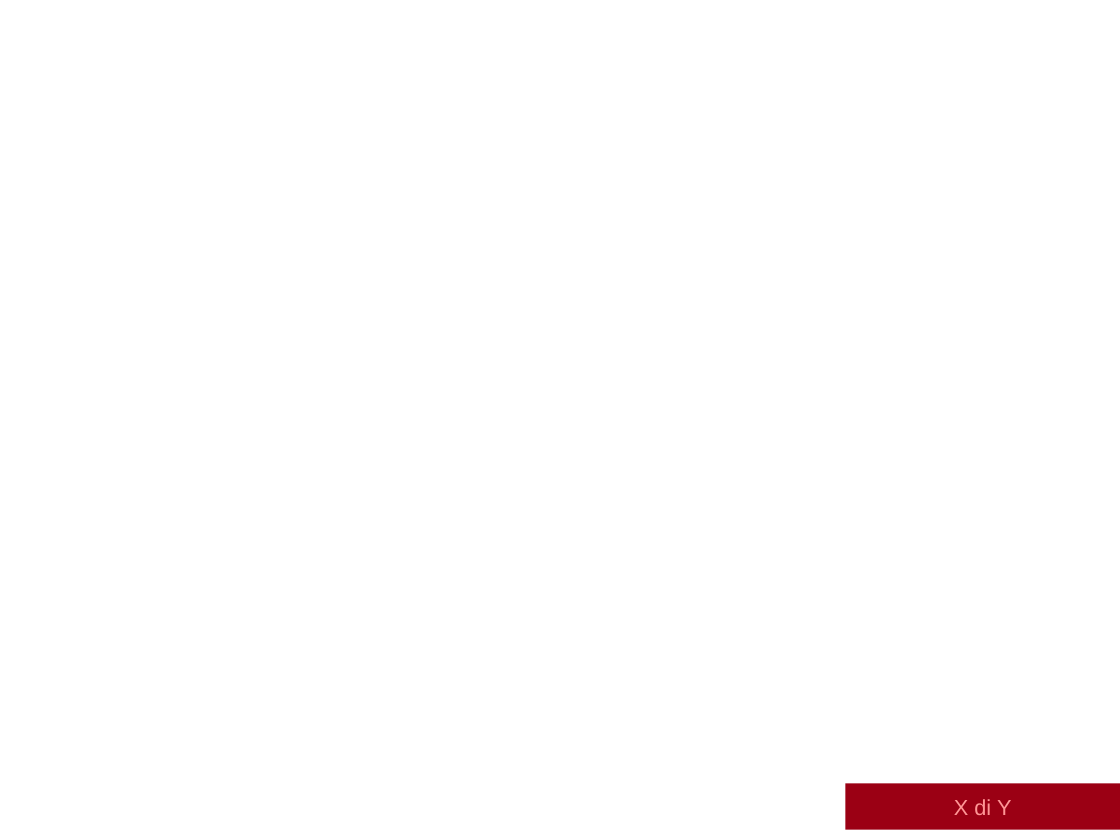
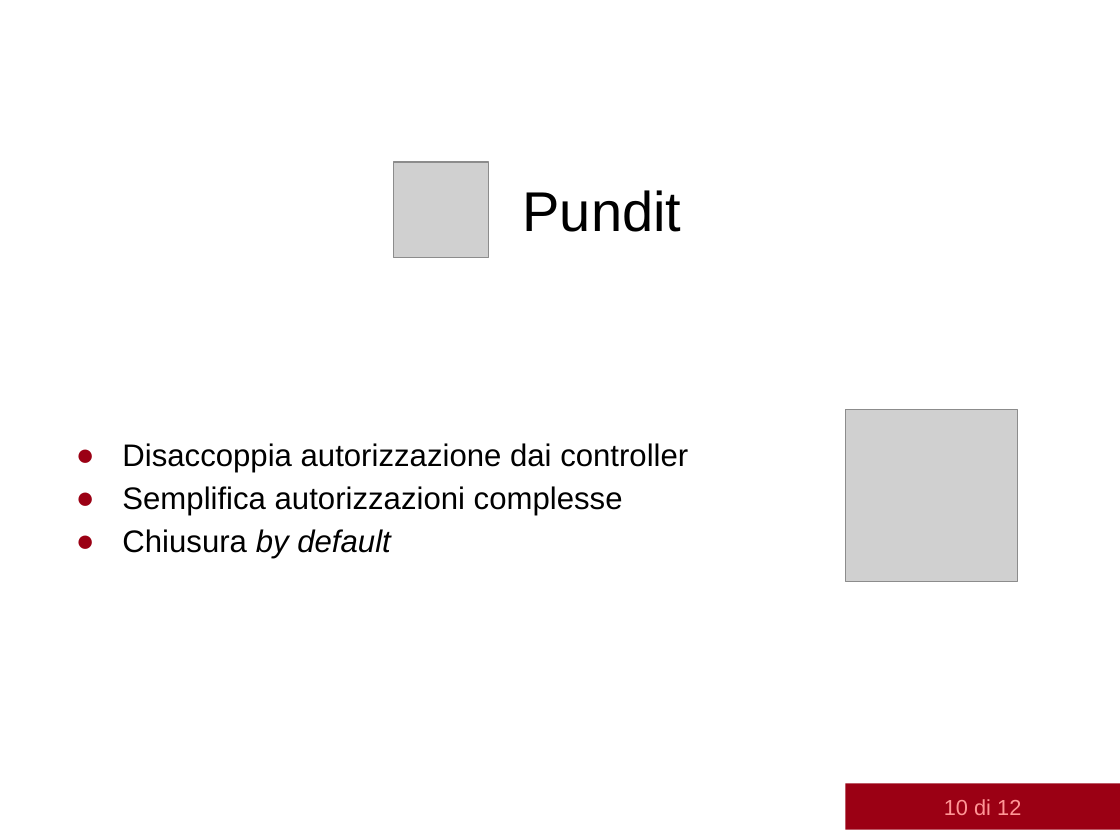
Before and after one commit to albertolazari/tesi, a slide deck: slide 10 of src/presentazione/slide-discussione.pptx. Drawn at 1120x840 pixels with LibreOffice and Linux fonts; fonts in the diff are those of the drawing; grey boxes stand for pictures; background and template pictures are left out. Boxes give left, top, right and bottom in pixels: in the first picture for what was removed or moved away, otherwise in the second. Text is boxed around its words. In the diff, an @@ line names an element or a change of style, - is before the commit and + after.

```diff
--- a/src/presentazione/slide-discussione.pptx
+++ b/src/presentazione/slide-discussione.pptx
@@ picture added at (x1=393, y1=162, x2=488, y2=258) @@
@@ text added at (x1=523, y1=190, x2=682, y2=232), 36 pt, text #000000 @@
+Pundit
@@ picture added at (x1=846, y1=410, x2=1017, y2=581) @@
@@ text added at (x1=122, y1=443, x2=688, y2=559), 20 pt, text #000000 @@
+● Disaccoppia autorizzazione dai controller
+● Semplifica autorizzazioni complesse
+● Chiusura by default
@@ text in rectangle at (x1=944, y1=799, x2=1021, y2=815): text changed @@
-X di Y
+10 di 12
```
Also in this commit, not shown: 11 other slides changed.
